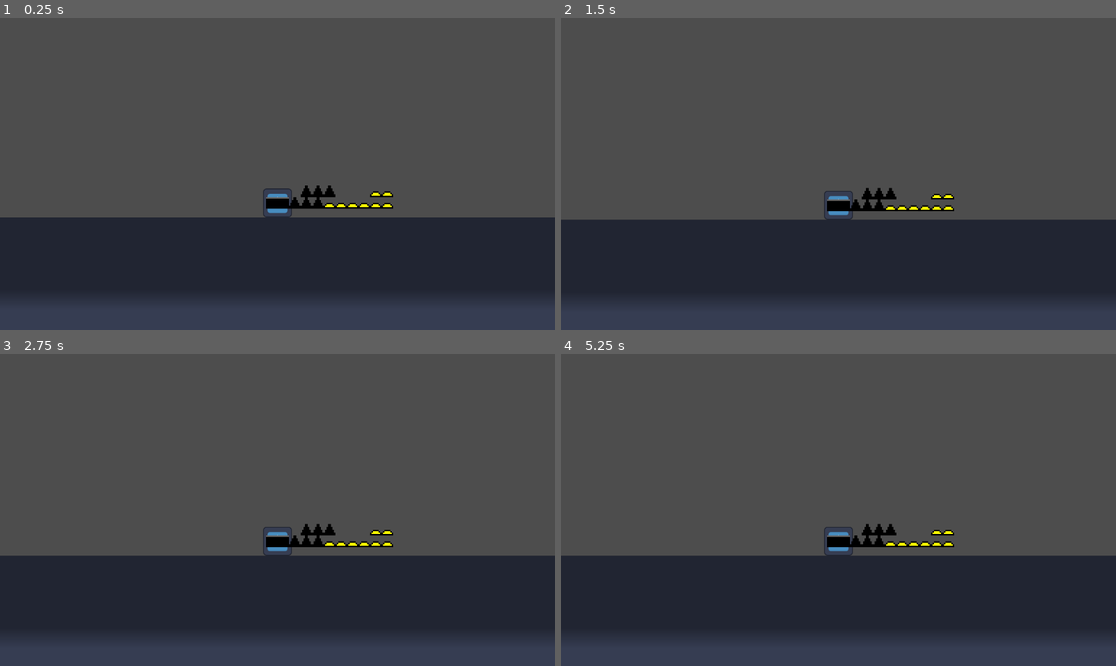
Above: before the commit, frames 1-4 (two rows, left to right).
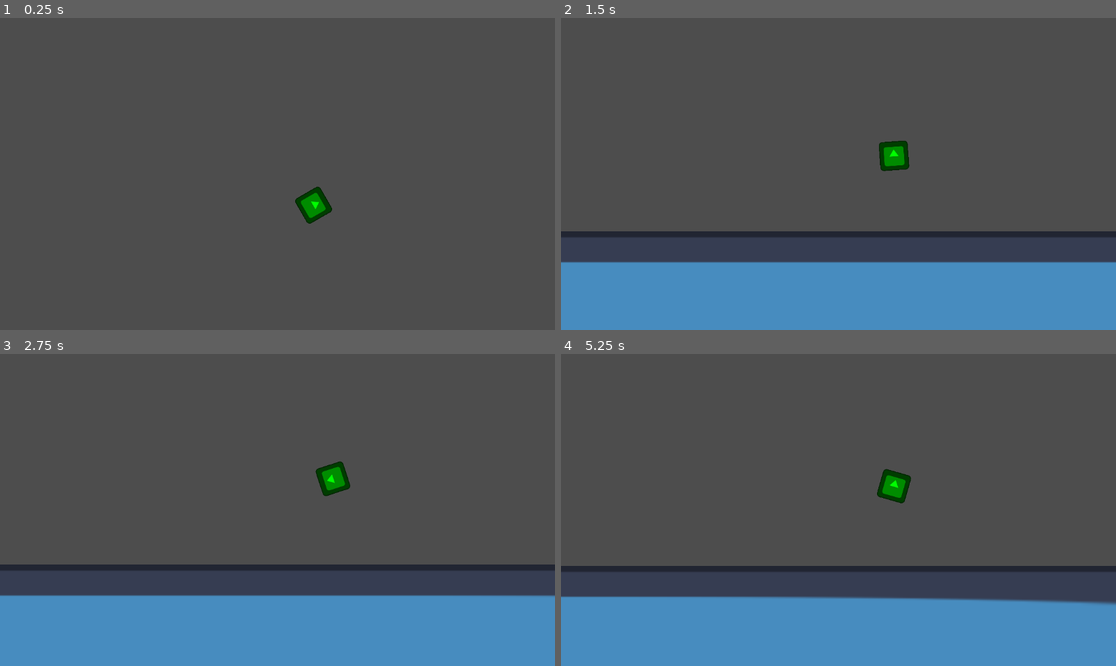
Above: after the commit, the same moments.

Repository: YouthHalo/Geometry-Dash-Clone
Game: Godot game, scene res://scenes/testlevel.tscn
The game is run twice, just before and just after one commit, with the same random seed, the same clock (stepped at 60 frames per second) and the same inputs. Before the commit the project starts from res://scenes/main.tscn. The engine's default icon, where the game draws it, is replaced by a stand-in: a white triangle on a blue panel in a dark square.
Inputs (mouse positions are in pixels of both pictures, inside the frame that each line leads up to):
- Up to frame 1 (0.25 s): no input
- Up to frame 2 (1.5 s): move the mouse to (960, 158) at 0.52 s; press the mouse at (960, 158) at 0.53 s; move the mouse to (727, 189) at 1.27 s; release the mouse at (727, 189) at 1.28 s; click (727, 189) at 1.35 s
- Up to frame 3 (2.75 s): click (166, 525) at 1.52 s; click (166, 525) at 1.82 s; move the mouse to (333, 441) at 2.02 s; press the mouse at (333, 441) at 2.03 s
- Up to frame 4 (5.25 s): move the mouse to (810, 572) at 2.77 s; release the mouse at (810, 572) at 2.78 s; click (810, 572) at 2.85 s; click (810, 572) at 3.02 s; click (810, 572) at 3.32 s; move the mouse to (1005, 556) at 3.52 s; press the mouse at (1005, 556) at 3.53 s; move the mouse to (672, 463) at 4.27 s; release the mouse at (672, 463) at 4.28 s; click (672, 463) at 4.35 s; click (672, 463) at 4.52 s; click (672, 463) at 4.82 s; move the mouse to (866, 510) at 5.02 s; press the mouse at (866, 510) at 5.03 s

The runs differ from the first frame. In frame 1, 30% of the frame differs, in the area x 0-100%, y 53-94%; in frame 2, 35%; in frame 3, 35%; in frame 4, 35%, in the area x 0-100%, y 36-100%.

Commit message:
Testing Player effects (Explosion, rotation)

Diff:
--- a/project.godot
+++ b/project.godot
@@ -11,7 +11,7 @@
 [application]
 
 config/name="Geometry Dash Clone"
-run/main_scene="res://scenes/main.tscn"
+run/main_scene="res://scenes/testlevel.tscn"
 config/features=PackedStringArray("4.2", "Mobile")
 config/icon="res://icon.svg"
 
--- a/scenes/main.tscn
+++ /dev/null
@@ -1,49 +0,0 @@
-[gd_scene load_steps=7 format=3 uid="uid://dnvhiy04630dc"]
-
-[ext_resource type="PackedScene" uid="uid://cg3dghlb8nw0e" path="res://scenes/player.tscn" id="1_lmu5j"]
-[ext_resource type="Texture2D" uid="uid://bnessj15eiv70" path="res://icon.svg" id="2_no17j"]
-[ext_resource type="Texture2D" uid="uid://bp751skg4fjx5" path="res://assets/tileset.png" id="3_due80"]
-
-[sub_resource type="RectangleShape2D" id="RectangleShape2D_sj04g"]
-size = Vector2(20, 30)
-
-[sub_resource type="TileSetAtlasSource" id="TileSetAtlasSource_tp7v7"]
-texture = ExtResource("3_due80")
-texture_region_size = Vector2i(8, 8)
-1:0/0 = 0
-1:0/0/physics_layer_0/linear_velocity = Vector2(0, 0)
-1:0/0/physics_layer_0/angular_velocity = 0.0
-2:0/0 = 0
-2:0/0/physics_layer_0/linear_velocity = Vector2(0, 0)
-2:0/0/physics_layer_0/angular_velocity = 0.0
-0:0/0 = 0
-0:0/0/physics_layer_0/linear_velocity = Vector2(0, 0)
-0:0/0/physics_layer_0/angular_velocity = 0.0
-
-[sub_resource type="TileSet" id="TileSet_ivrpc"]
-tile_size = Vector2i(8, 8)
-physics_layer_0/collision_layer = 1
-sources/0 = SubResource("TileSetAtlasSource_tp7v7")
-
-[node name="Main" type="Node2D"]
-
-[node name="Player" parent="." instance=ExtResource("1_lmu5j")]
-
-[node name="StaticBody2D" type="StaticBody2D" parent="."]
-position = Vector2(0, 219)
-scale = Vector2(39.1397, -13.7983)
-
-[node name="CollisionShape2D" type="CollisionShape2D" parent="StaticBody2D"]
-position = Vector2(0, -1.30451)
-shape = SubResource("RectangleShape2D_sj04g")
-
-[node name="Sprite2D" type="Sprite2D" parent="StaticBody2D/CollisionShape2D"]
-position = Vector2(0.357685, -51.0208)
-scale = Vector2(0.247898, 1.0316)
-texture = ExtResource("2_no17j")
-
-[node name="TileMap" type="TileMap" parent="."]
-texture_filter = 1
-tile_set = SubResource("TileSet_ivrpc")
-format = 2
-layer_0/tile_data = PackedInt32Array(131073, 65536, 0, 131074, 65536, 0, 131075, 65536, 0, 196607, 0, 0, 131072, 0, 0, 131076, 131072, 0, 131077, 131072, 0, 131078, 131072, 0, 131079, 131072, 0, 131080, 131072, 0, 131081, 131072, 0, 65545, 131072, 0, 65544, 131072, 0, 65540, 65536, 0, 65539, 65536, 0, 65538, 65536, 0)
--- a/scenes/player.gd
+++ b/scenes/player.gd
@@ -1,21 +1,25 @@
 extends CharacterBody2D
 
 
-const SPEED = 300.0
-const JUMP_VELOCITY = -400.0
+const JUMP_VELOCITY = -300.0
 
 # Get the gravity from the project settings to be synced with RigidBody nodes.
 var gravity = ProjectSettings.get_setting("physics/2d/default_gravity")
-
+@onready var speed = $"..".PLAYERSPEED
 
 func _physics_process(delta):
 	# Add the gravity.
 	if not is_on_floor():
 		$Sprite2D.modulate = Color(0,1,0)
 		velocity.y += gravity * delta
+		rotate(deg_to_rad(4))
 	if is_on_floor():
 		$Sprite2D.modulate = Color(1,1,1)
+		#rotation = deg_to_rad(0)
 
-	if Input.is_action_just_pressed("jump") and is_on_floor():
+	if Input.is_action_pressed("jump") and is_on_floor():
 		velocity.y = JUMP_VELOCITY
+	velocity.x = speed
+	if is_on_wall():
+		queue_free()
 	move_and_slide()
--- /dev/null
+++ b/scenes/testlevel.gd
@@ -0,0 +1,11 @@
+extends Node2D
+
+const PLAYERSPEED = 100
+# Called when the node enters the scene tree for the first time.
+func _ready():
+	pass # Replace with function body.
+
+
+# Called every frame. 'delta' is the elapsed time since the previous frame.
+func _process(delta):
+	pass
--- /dev/null
+++ b/scenes/testlevel.tscn
@@ -0,0 +1,18 @@
+[gd_scene load_steps=4 format=3 uid="uid://dnvhiy04630dc"]
+
+[ext_resource type="Script" path="res://scenes/testlevel.gd" id="1_3ekia"]
+[ext_resource type="PackedScene" uid="uid://cg3dghlb8nw0e" path="res://scenes/player.tscn" id="1_b376p"]
+[ext_resource type="PackedScene" uid="uid://cieiglsk0dsh2" path="res://scenes/tiles.tscn" id="3_eftsa"]
+
+[node name="TestLevel" type="Node2D"]
+script = ExtResource("1_3ekia")
+
+[node name="Tiles2" parent="." instance=ExtResource("3_eftsa")]
+position = Vector2(806, 464)
+scale = Vector2(6.56563, 6.30157)
+
+[node name="Player" parent="." instance=ExtResource("1_b376p")]
+
+[node name="Tiles" parent="." instance=ExtResource("3_eftsa")]
+position = Vector2(-951, 623)
+scale = Vector2(247.382, -6.90168)
